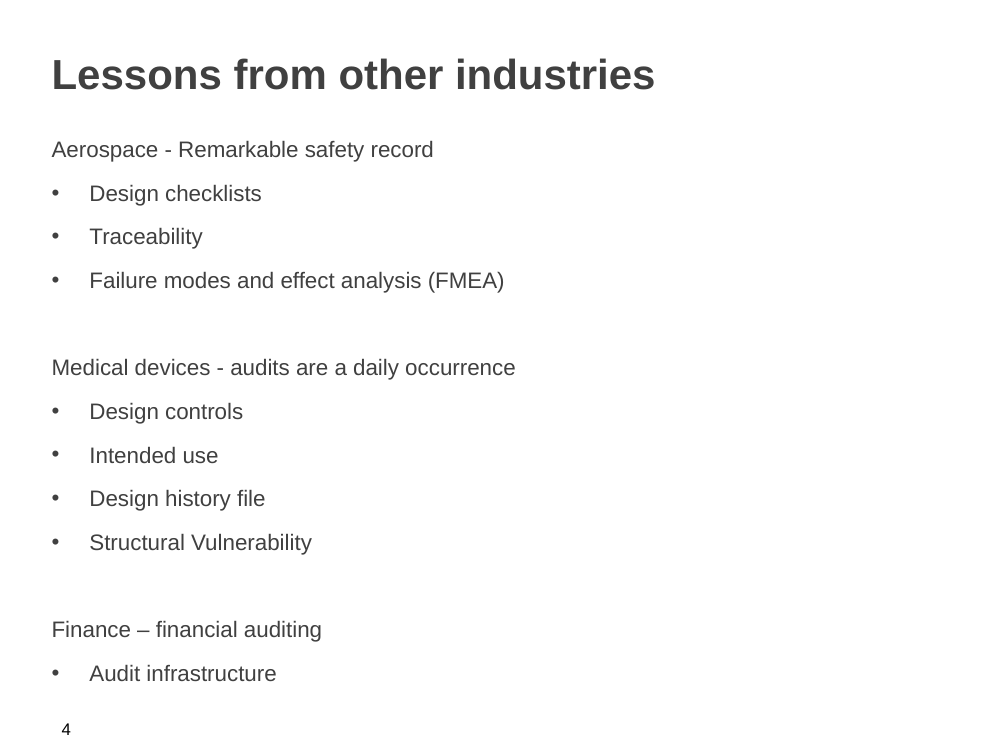
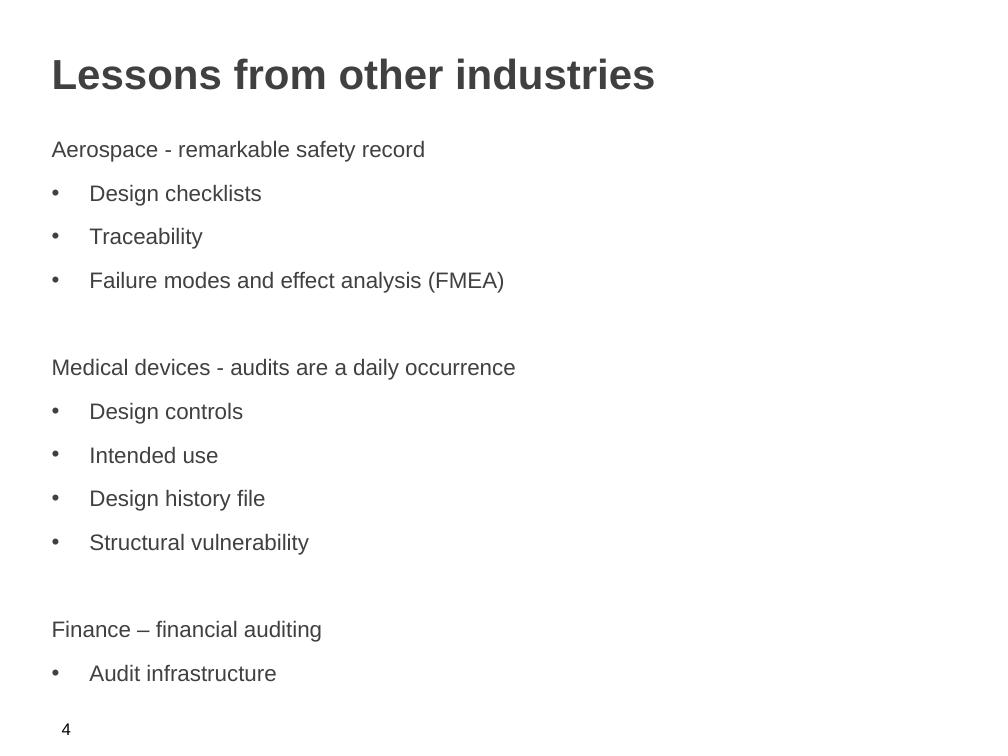
Before and after one commit to iamzifei/research, a slide deck: slide 5 of paper/Closing the AI Accountability Gap.pptx. Drawn at 1008x756 pixels with LibreOffice and Linux fonts; fonts in the diff are those of the drawing; background and template pictures are left out. Boxes give left, top, right and bottom in pixels: in the first picture for what was removed or moved away, otherwise in the second. Text is boxed around its words. In the diff, an @@ line names an element or a change of style, - is before the commit and + after.

```diff
--- a/paper/Closing the AI Accountability Gap.pptx
+++ b/paper/Closing the AI Accountability Gap.pptx
@@ text at bbox=[52, 140, 425, 162]: text changed @@
-Aerospace - Remarkable safety record
+Aerospace - remarkable safety record
@@ text at bbox=[89, 533, 309, 555]: text changed @@
-• Structural Vulnerability
+• Structural vulnerability
```
Also in this commit, not shown: 4 other slides changed, 5 slides added.
